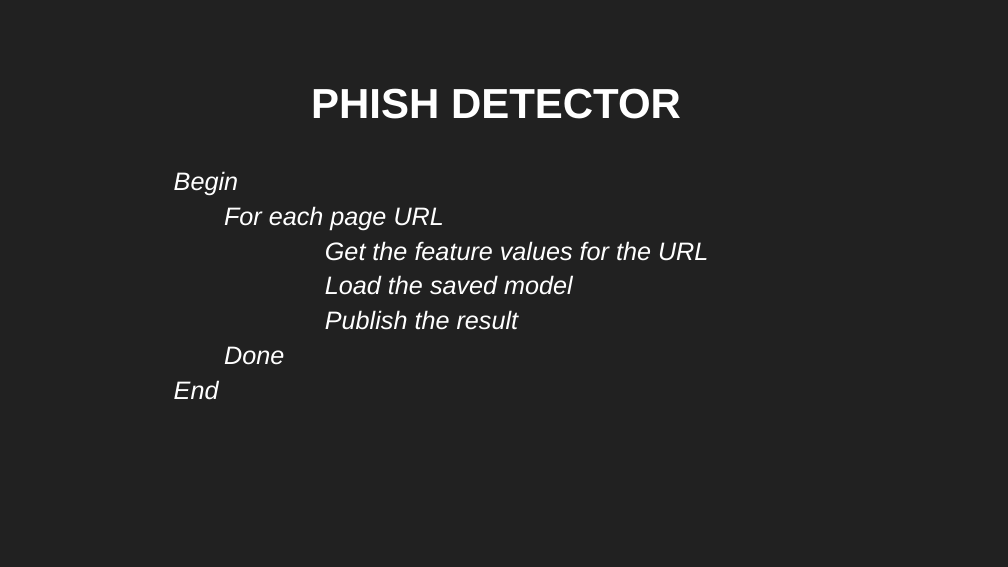
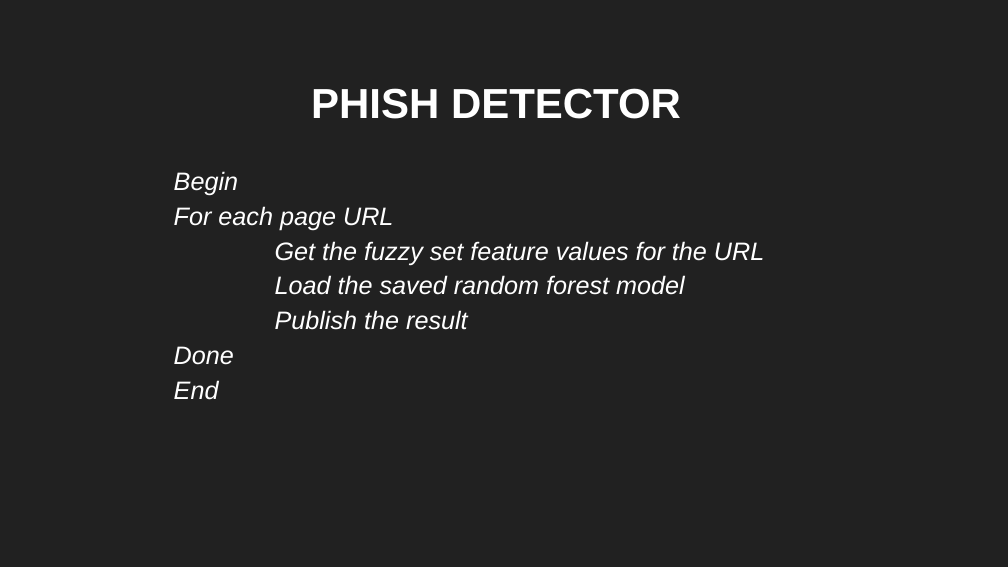
Before and after one commit to sbenstewart/cantina-plus, a slide deck: slide 20 of presentation/first/FYP First.pptx. Drawn at 1008x567 pixels with LibreOffice and Linux fonts; fonts in the diff are those of the drawing. Boxes give left, top, right and bottom in pixels: in the first picture for what was removed or moved away, otherwise in the second. Text is boxed around its words. In the diff, an @@ line names an element or a change of style, - is before the commit and + after.

Commit message:
presentation

```diff
--- a/presentation/first/FYP First.pptx
+++ b/presentation/first/FYP First.pptx
@@ subtitle at box(174, 206, 468, 365): indent changed @@
@@ subtitle at box(275, 241, 764, 295): text changed @@
-Get the feature values for the URL
-Load the saved model
+Get the fuzzy set feature values for the URL
+Load the saved random forest model
```
Also in this commit, not shown: 2 other slides changed, 1 slide added, 1 other file.
